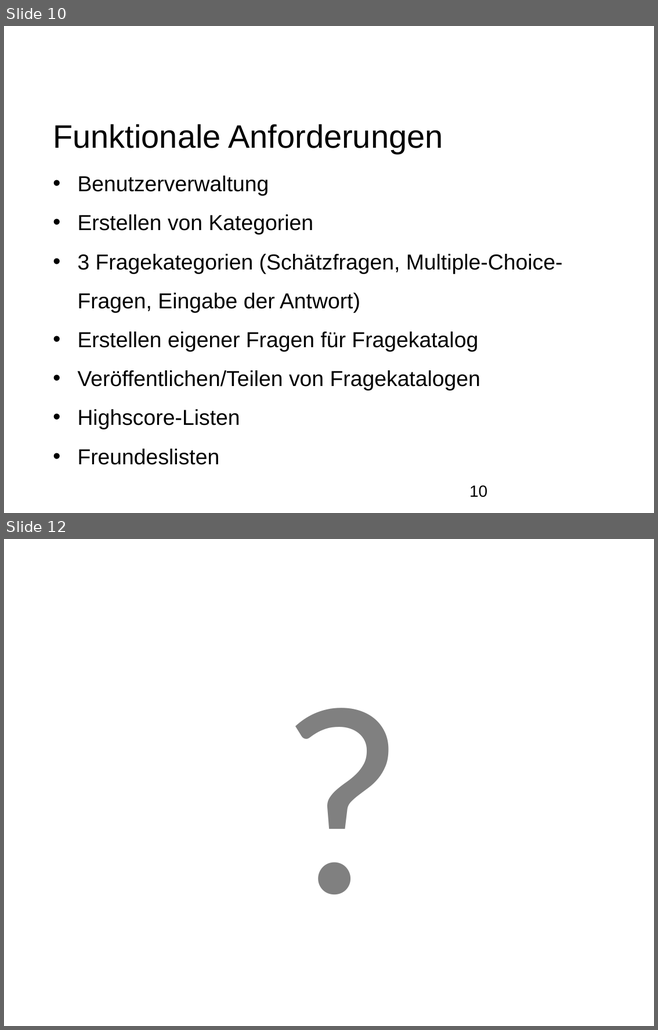
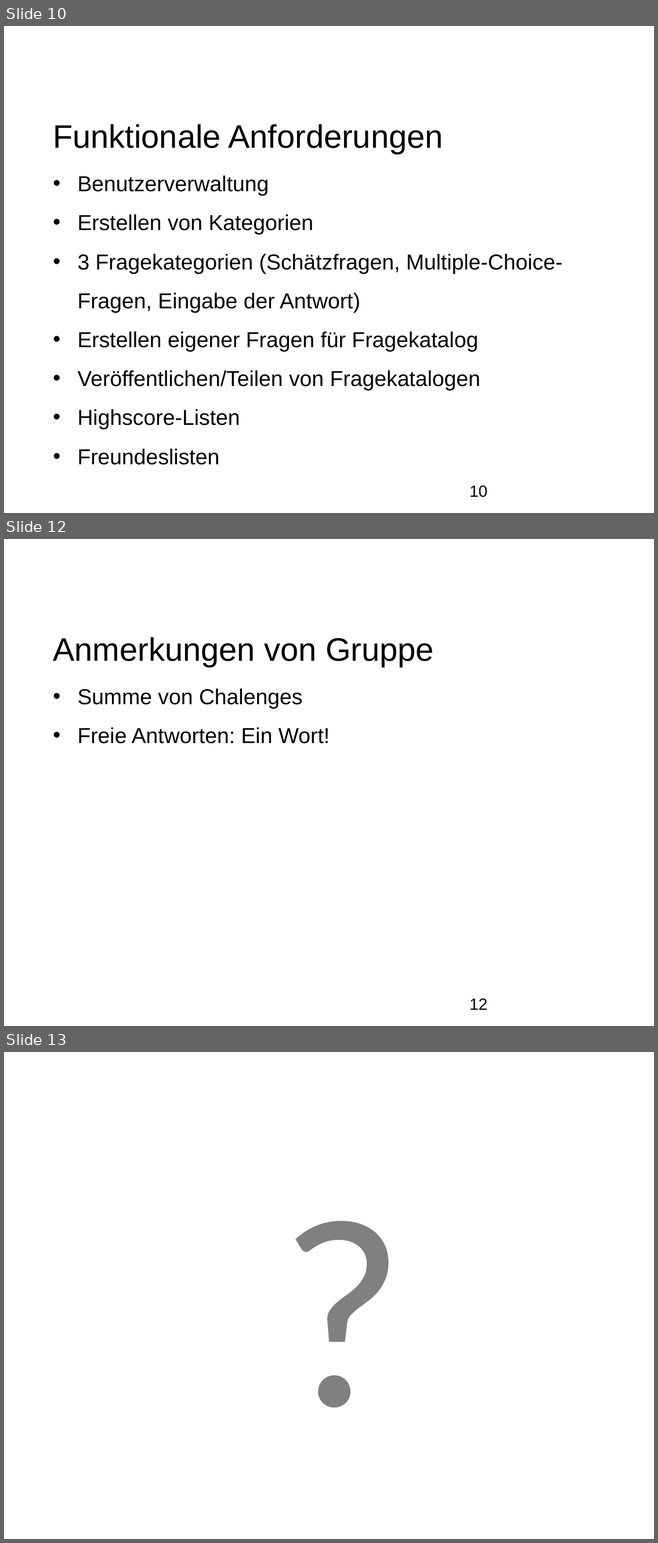
Before and after one commit to mariusbackes/htw-quiz, a slide deck: Dokumente/HTW-Quiz (Zwischenpräsentation 1).pptx. Shown one above the other, each under a label of ours: slides 10 and 12 before the commit, slides 10, 12 and 13 after it; the slides between them are not shown. The pictures are 658x1030 and 658x1543 pixels, drawn with LibreOffice and Linux fonts; fonts in the diff are those of the drawing; background and template pictures are left out. Boxes give left, top, right and bottom in pixels: in the first picture for what was removed or moved away, otherwise in the second. Text is boxed around its words. In the diff, an @@ line names an element or a change of style, - is before the commit and + after.

Commit message:
Anmerkungen

```diff
--- a/Dokumente/HTW-Quiz (Zwischenpräsentation 1).pptx
+++ b/Dokumente/HTW-Quiz (Zwischenpräsentation 1).pptx
@@ slide 12 added at (4, 539, 654, 1026), background picture (left out) @@
@@ rectangle added at (326, 558, 339, 574), fill #FFFFFF, outline #FFFFFF 2 pt @@
@@ text added at (53, 637, 434, 667), 36 pt, text #000000 @@
+Anmerkungen von Gruppe
@@ text added at (78, 689, 329, 744), 24 pt, text #000000 @@
+• Summe von Chalenges
+• Freie Antworten: Ein Wort!
@@ page number added at (469, 998, 487, 1010), 18 pt, text #000000 @@
+12
@@ what was slide 12 is now slide 13 @@
```
Also in this commit, not shown: 1 slide changed.
